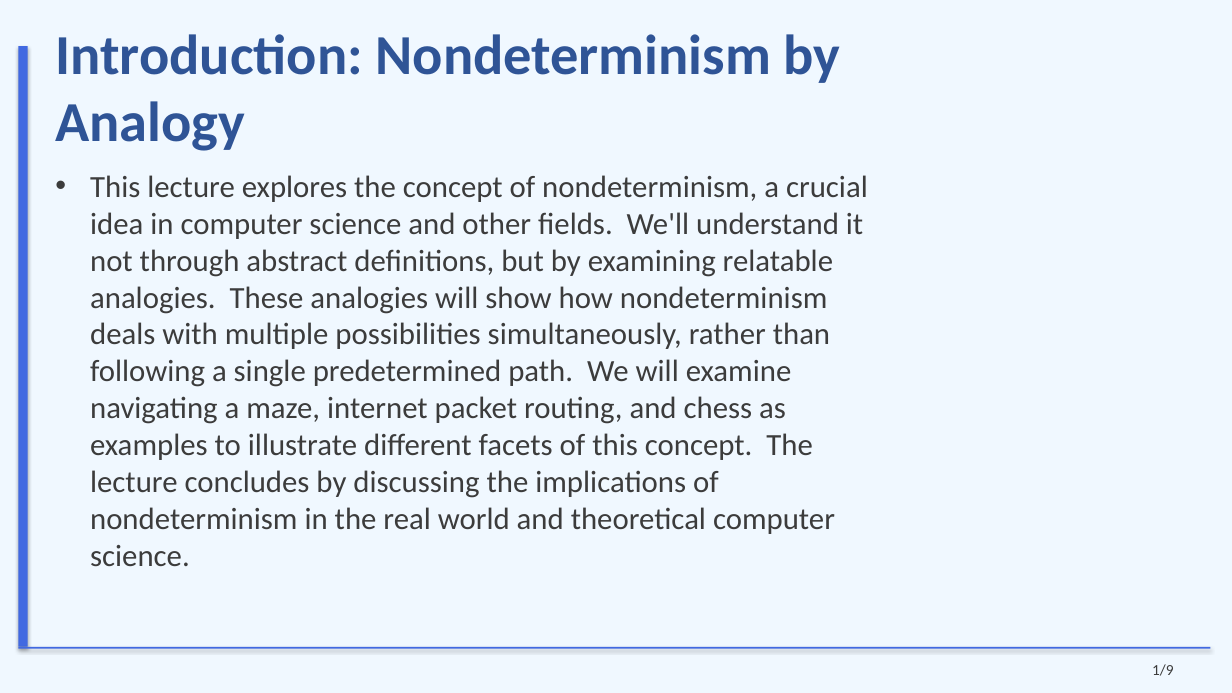
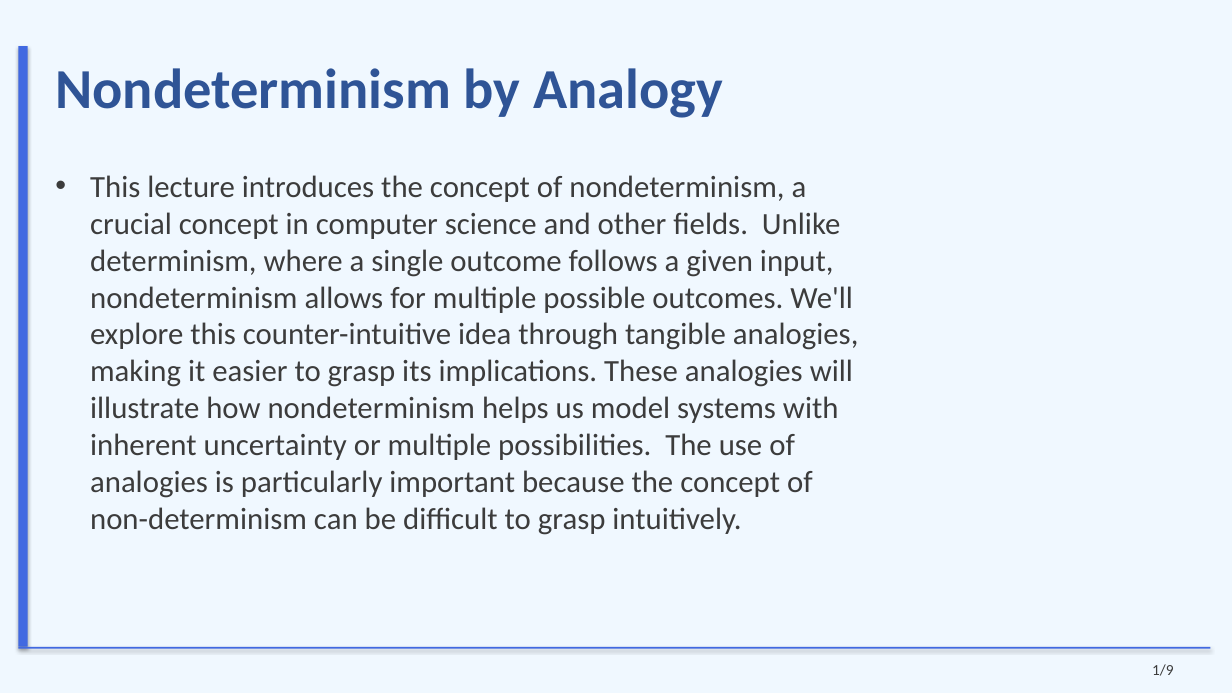
Before and after one commit to sanskarsri26/pdf-to-lecture, a slide deck: slide 1 of Styled_Slides.pptx. Drawn at 1232x693 pixels with LibreOffice and Linux fonts; fonts in the diff are those of the drawing. Boxes give left, top, right and bottom in pixels: in the first picture for what was removed or moved away, otherwise in the second. Text is boxed around its words. In the diff, an @@ line names an element or a change of style, - is before the commit and + after.

```diff
--- a/Styled_Slides.pptx
+++ b/Styled_Slides.pptx
@@ title at <box>55,68,723,118</box>: text changed @@
-Introduction: Nondeterminism by Analogy
+Nondeterminism by Analogy
@@ text at <box>90,175,859,535</box>: text changed @@
-• This lecture explores the concept of nondeterminism, a crucial idea in computer science and other fields. We'll understand it not through abstract definitions, but by examining relatable analogies. These analogies will show how nondeterminism deals with multiple possibilities simultaneously, rather than following a single predetermined path. We will examine navigating a maze, internet packet routing, and chess as examples to illustrate different facets of this concept. The lecture concludes by discussing the implications of nondeterminism in the real world and theoretical computer science.
+• This lecture introduces the concept of nondeterminism, a crucial concept in computer science and other fields. Unlike determinism, where a single outcome follows a given input, nondeterminism allows for multiple possible outcomes. We'll explore this counter-intuitive idea through tangible analogies, making it easier to grasp its implications. These analogies will illustrate how nondeterminism helps us model systems with inherent uncertainty or multiple possibilities. The use of analogies is particularly important because the concept of non-determinism can be difficult to grasp intuitively.
```
Also in this commit, not shown: 7 other slides changed, 1 slide added, 1 slide removed, 17 other files.
